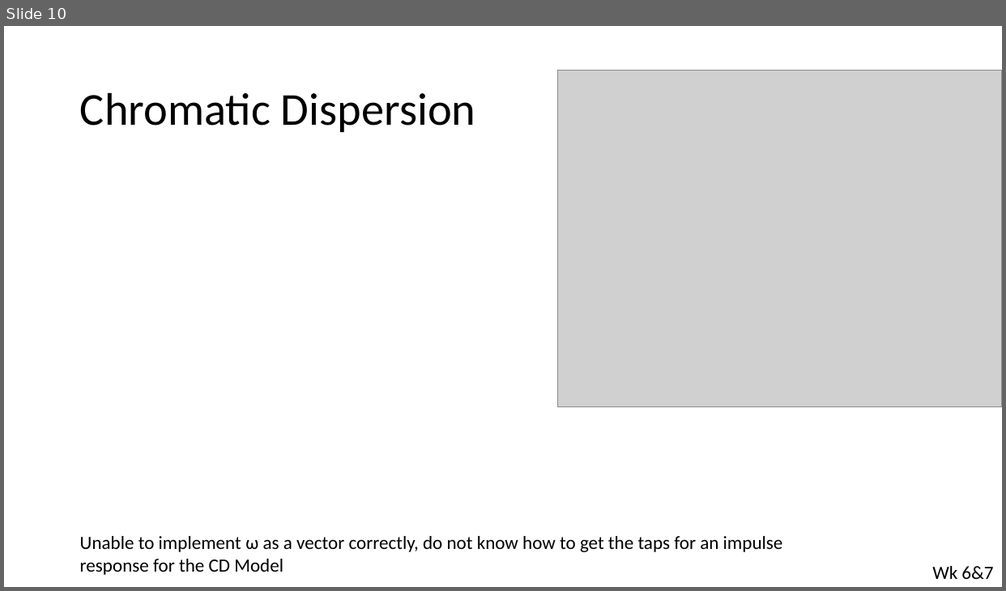
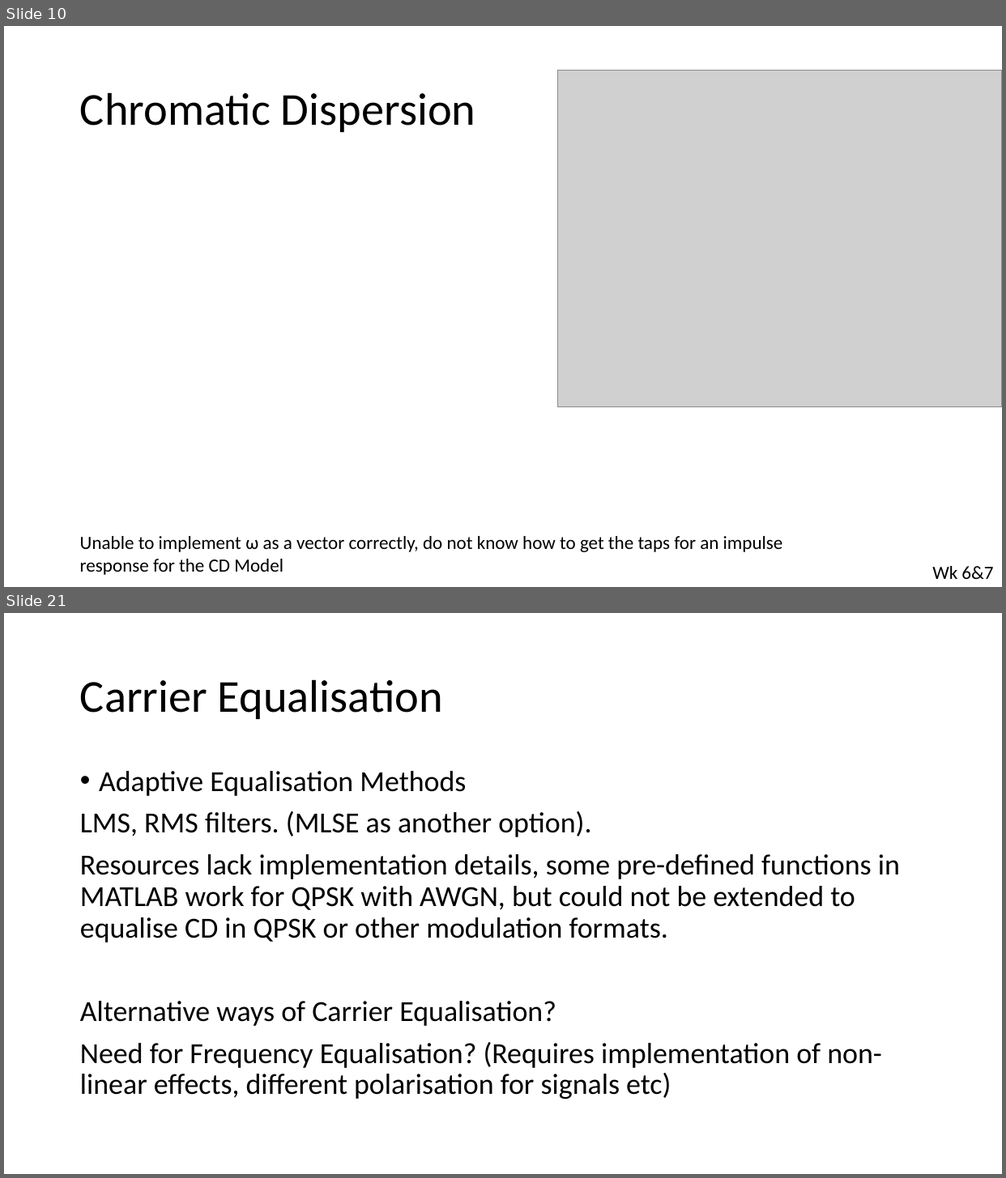
Before and after one commit to Emc54/CoherentTransceivers, a slide deck: Master's meetings presentation.pptx. Shown one above the other, each under a label of ours: slide 10 before the commit, slides 10 and 21 after it; the slides between them are not shown. The pictures are 1006x591 and 1006x1178 pixels, drawn with LibreOffice and Linux fonts; fonts in the diff are those of the drawing; grey boxes stand for pictures. Boxes give left, top, right and bottom in pixels: in the first picture for what was removed or moved away, otherwise in the second. Text is boxed around its words. In the diff, an @@ line names an element or a change of style, - is before the commit and + after.

```diff
--- a/Master's meetings presentation.pptx
+++ b/Master's meetings presentation.pptx
@@ slide 21 added at (4, 613, 1002, 1174), background #FFFFFF @@
@@ title added at (80, 679, 443, 719), 44 pt, text #000000 @@
+Carrier Equalisation
@@ text added at (80, 771, 900, 1099), 28 pt, text #000000 @@
+• Adaptive Equalisation Methods
+LMS, RMS filters. (MLSE as another option).
+Resources lack implementation details, some pre-defined functions in MATLAB work for QPSK with AWGN, but could not be extended to equalise CD in QPSK or other modulation formats.
+Alternative ways of Carrier Equalisation?
+Need for Frequency Equalisation? (Requires implementation of non-linear effects, different polarisation for signals etc)
```
Also in this commit, not shown: 5 slides changed, 5 other slides added, 2 slides removed, 2 other files.
